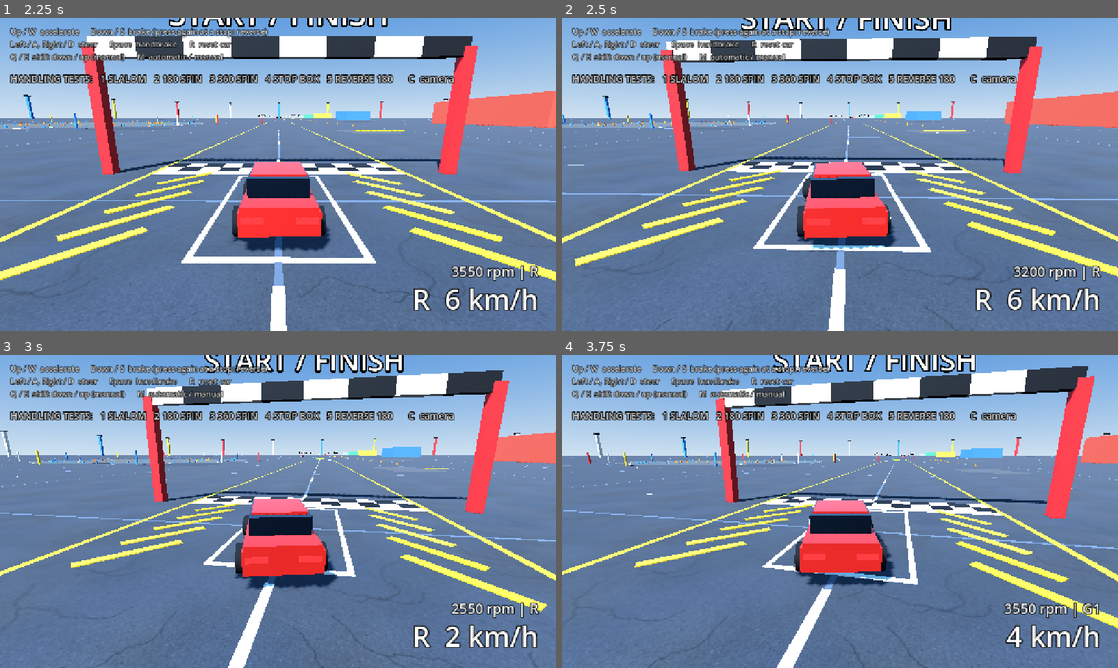
Above: before the commit, frames 1-4 (two rows, left to right).
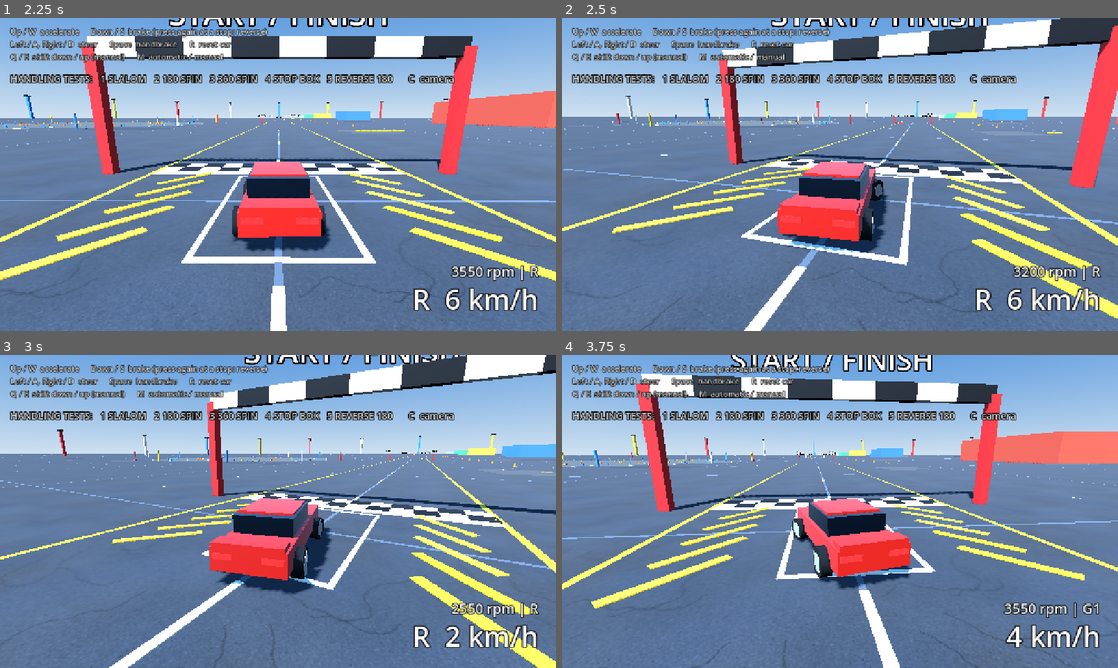
Above: after the commit, the same moments.

Repository: kokosro/factory-driver
Game: Godot game, scene res://scenes/main.tscn
The game is run twice, just before and just after one commit, with the same random seed, the same clock (stepped at 60 frames per second) and the same inputs.
Inputs:
- Up to frame 1 (2.25 s): tap Enter at 0.5 s; hold Right (steer_right) 0.53-1.28 s; hold B (look_back) 0.53-1.28 s; tap C (camera_cycle) at 0.6 s; tap R (reset_car) at 1.25 s; hold Down (brake) 1.28-2.03 s; tap B (look_back) at 1.35 s; tap X (xray_view) at 1.55, 2.1 s; hold Right (steer_right) from 2.03 s (still down)
- Up to frame 2 (2.5 s): keep holding Right (steer_right); tap , (look_left, bound only after the commit) at 2.3 s
- Up to frame 3 (3 s): release Right (steer_right) at 2.78 s; hold Up (accelerate) from 2.78 s (still down); tap , (look_left, bound only after the commit) at 2.85 s
- Up to frame 4 (3.75 s): tap . (look_right, bound only after the commit) at 3.05, 3.6 s; release Up (accelerate) at 3.53 s; hold Left (steer_left) from 3.53 s (still down)

Frame 1 is identical in both runs. In frame 2, 28% of the frame differs, in the area x 0-100%, y 0-100%; in frame 3, 26%; in frame 4, 27%.

Commit message:
Camera: hold look_left / look_right (comma / period) to glance to that side - the chase camera swings 65 degrees round the car, the head turns 60 degrees in the cockpit and bonnet views, eased out and back, not a mode, look_back wins; cockpit and bonnet views ride on the body (dive, roll, heave) with the dashboard; camera test holds both keys from chase and cockpit and checks the cockpit wheel against steering_wheel_deg

Diff:
--- a/project.godot
+++ b/project.godot
@@ -73,6 +73,14 @@
 "deadzone": 0.5,
 "events": [Object(InputEventKey,"resource_local_to_scene":false,"resource_name":"","device":-1,"window_id":0,"alt_press …(191 unchanged characters)…
 }
+look_left={
+"deadzone": 0.5,
+"events": [Object(InputEventKey,"resource_local_to_scene":false,"resource_name":"","device":-1,"window_id":0,"alt_pressed":false,"shift_pressed":false,"ctrl_pressed":false,"meta_pressed":false,"pressed":false,"keycode":0,"physical_keycode":44,"key_label":0,"unicode":0,"location":0,"echo":false,"script":null)]
+}
+look_right={
+"deadzone": 0.5,
+"events": [Object(InputEventKey,"resource_local_to_scene":false,"resource_name":"","device":-1,"window_id":0,"alt_pressed":false,"shift_pressed":false,"ctrl_pressed":false,"meta_pressed":false,"pressed":false,"keycode":0,"physical_keycode":46,"key_label":0,"unicode":0,"location":0,"echo":false,"script":null)]
+}
 xray_view={
 "deadzone": 0.5,
 "events": [Object(InputEventKey,"resource_local_to_scene":false,"resource_name":"","device":-1,"window_id":0,"alt_press …(191 unchanged characters)…
--- a/scripts/car.gd
+++ b/scripts/car.gd
@@ -1381,6 +1381,14 @@
 	reset_to(_spawn_transform)
 
 
+## How the springs have carried the body from its place at rest, in the car's
+## frame: maps a point fixed to the body (the driver's eye, the dashboard) from
+## where car.tscn has it to where pitch, roll and heave have it now. Heave is
+## the car's own height; this is pitch and roll about the centre of mass.
+func get_body_ride() -> Transform3D:
+	return _body.transform * Transform3D(Basis.IDENTITY, Vector3.DOWN * _body_rest_height)
+
+
 ## Where the scene placed the car. Missions offset their start points from it.
 func get_spawn_transform() -> Transform3D:
 	return _spawn_transform
--- a/scripts/chase_camera.gd
+++ b/scripts/chase_camera.gd
@@ -5,6 +5,8 @@
 ## The camera_cycle action steps through the other views: cockpit, front
 ## (bonnet), overhead and wheel (down by the front-left tyre), then back to
 ## chase. Holding look_back shows the rear view for as long as it is held.
+## Holding look_left / look_right turns the view to that side for as long as it
+## is held (a glance, not a view of its own: mode_name() stays what it was).
 
 ## REAR is held-only: look_back cuts to it, the cycle never lands on it.
 enum Mode { CHASE, COCKPIT, FRONT, OVERHEAD, WHEEL, REAR }
@@ -29,6 +31,27 @@
 ## How quickly the camera closes in on its ideal position [1/s]. The trailing
 ## lag is roughly speed / rate metres, so it stretches out a little at speed.
 const POSITION_FOLLOW_RATE := 14.0
+
+# --- Looking left and right -----------------------------------------------------
+# Held keys (look_left / look_right; both or neither = straight ahead). Chase:
+# the camera swings round the car so the view turns to that side. Cockpit and
+# front: the head turns, the eye stays where it is. Overhead, wheel and rear
+# have no side to look to and ignore the keys. look_back wins over both: the
+# rear view is a cut, and the glance is back at 0 by the time it ends.
+
+## How far the chase view turns to the side [degrees]: the camera ends up off
+## the car's opposite rear quarter, the car still in frame, the road to that
+## side in view.
+const LOOK_CHASE_YAW_DEG := 65.0
+
+## How far the driver's head turns in the cockpit (and the bonnet view)
+## [degrees]: over the door top, short of the seat back.
+const LOOK_HEAD_YAW_DEG := 60.0
+
+## How quickly the glance goes out and comes back [1/s]: 12 is there within a
+## quarter of a second, a turn of the head, not a cut. Eased, per frame, from
+## the frame time alone.
+const LOOK_RATE := 12.0
 
 ## Field of view at standstill and at the car's top speed [degrees].
 const FOV_AT_REST := 65.0
@@ -146,6 +169,11 @@
 ## The view look_back interrupted, restored when the key is released.
 var _mode_before_rear := Mode.CHASE
 var _yaw := 0.0
+
+## The glance: -1 (fully right) .. +1 (fully left), eased towards what the look
+## keys ask for (_look_target, polled with the other keys).
+var _look := 0.0
+var _look_target := 0.0
 var _default_near := 0.05
 var _overhead_lead := Vector3.ZERO
 var _overhead_height := OVERHEAD_HEIGHT_AT_REST
@@ -172,6 +200,8 @@
 		set_mode(Mode.REAR)
 	elif not look_back and mode == Mode.REAR:
 		set_mode(_mode_before_rear)
+	# +1 = look_left, -1 = look_right (the sign of yaw). Not while looking back.
+	_look_target = 0.0 if look_back else Input.get_axis("look_right", "look_left")
 	# The cycle waits while the rear view is held.
 	if Input.is_action_just_pressed("camera_cycle") and mode != Mode.REAR:
 		cycle_mode()
@@ -181,6 +211,7 @@
 	if not target:
 		return
 	var target_xform := target.get_global_transform_interpolated()
+	_look = lerpf(_look, _look_target, 1.0 - exp(-LOOK_RATE * delta))
 	match mode:
 		Mode.CHASE:
 			_update_chase(target_xform, delta)
@@ -254,7 +285,8 @@
 
 func _ideal_position(target_position: Vector3) -> Vector3:
 	# The car's nose is -Z, so "behind" is +Z rotated by the camera's yaw.
-	var offset := Vector3(0.0, FOLLOW_HEIGHT, FOLLOW_DISTANCE).rotated(Vector3.UP, _yaw)
+	# A glance to the side swings the camera round the car the same way.
+	var offset := Vector3(0.0, FOLLOW_HEIGHT, FOLLOW_DISTANCE).rotated(Vector3.UP, _yaw + _look * deg_to_rad(LOOK_CHASE_YAW_DEG))
 	return target_position + offset
 
 
@@ -264,22 +296,28 @@
 
 # --- Cockpit and front -----------------------------------------------------------
 
+## The cockpit and the bonnet view ride on the BODY, not on the wheels: they
+## dive with it under braking, lean with it in a corner and heave with it over
+## a crest (ArcadeCar.get_body_ride). The dashboard goes along.
 func _update_cockpit(target_xform: Transform3D) -> void:
-	_mount(target_xform, COCKPIT_EYE, COCKPIT_PITCH_DEG)
+	var ride := target.get_body_ride()
+	_dashboard.transform = ride
+	_mount(target_xform * ride, COCKPIT_EYE, COCKPIT_PITCH_DEG)
 	fov = lerpf(COCKPIT_FOV_AT_REST, COCKPIT_FOV_AT_MAX_SPEED, target.speed_ratio)
 	_steering_wheel.rotation.y = deg_to_rad(target.steering_wheel_deg)
 
 
 func _update_front(target_xform: Transform3D) -> void:
-	_mount(target_xform, FRONT_EYE, FRONT_PITCH_DEG)
+	_mount(target_xform * target.get_body_ride(), FRONT_EYE, FRONT_PITCH_DEG)
 	fov = lerpf(FRONT_FOV_AT_REST, FRONT_FOV_AT_MAX_SPEED, target.speed_ratio)
 
 
-## Fixes the camera to the car at `eye` (car space), looking along the nose and
-## tilted down by `pitch_deg`.
+## Fixes the camera to the car at `eye` (car space), looking along the nose,
+## turned to the side by the glance (LOOK_HEAD_YAW_DEG) and tilted down by
+## `pitch_deg`.
 func _mount(target_xform: Transform3D, eye: Vector3, pitch_deg: float) -> void:
-	var view := target_xform.basis.orthonormalized() * Basis(Vector3.RIGHT, -deg_to_rad(pitch_deg))
-	global_transform = Transform3D(view, target_xform * eye)
+	var head := Basis(Vector3.UP, _look * deg_to_rad(LOOK_HEAD_YAW_DEG)) * Basis(Vector3.RIGHT, -deg_to_rad(pitch_deg))
+	global_transform = Transform3D(target_xform.basis.orthonormalized() * head, target_xform * eye)
 
 
 ## Fixes the camera to the car at `eye`, aimed at `look_at_point` (both car
--- a/tests/camera_test.gd
+++ b/tests/camera_test.gd
@@ -10,6 +10,10 @@
 ## should relative to the car, and that the car still drives under it. Then
 ## holds look_back (rear view while held, the old view back on release) and
 ## toggles xray_view (translucent body, primitives inside, physics untouched).
+## Then holds look_left / look_right from the chase view and from the cockpit
+## (the view turns to that side while held and comes back on release, the mode
+## stays what it was, look_back wins over both), and checks the cockpit's
+## steering wheel turns with the car's own, all 450 degrees of it.
 ## Exits 0 on success, 1 on any failed check.
 
 const MAIN_SCENE := "res://scenes/main.tscn"
@@ -25,6 +29,19 @@
 
 ## The body meshes whose materials the X-ray view fades: the paint and the glass.
 const XRAY_BODY_MESHES: Array[String] = ["Body/Lower", "Body/Cabin"]
+
+## Looking left / right: how far the view has to turn to the side while the key
+## is held [degrees], chase and cockpit (ChaseCamera.LOOK_CHASE_YAW_DEG 65,
+## LOOK_HEAD_YAW_DEG 60; measured 61 - 64 and 59.8 after half a second, the
+## chase camera still trailing the accelerating car), and how close to straight
+## ahead it has to be back half a second after the release [degrees].
+## Measured: 0.7 chase, 0.1 cockpit.
+const LOOK_CHASE_MIN_DEG := 55.0
+const LOOK_CHASE_MAX_DEG := 75.0
+const LOOK_COCKPIT_MIN_DEG := 50.0
+const LOOK_COCKPIT_MAX_DEG := 70.0
+const LOOK_RELEASED_MAX_DEG := 3.0
+const LOOK_HOLD_FRAMES := 30
 
 var _failures := 0
 
@@ -86,6 +103,8 @@
 
 	await _check_look_back(camera, car)
 	await _check_xray(car)
+	await _check_look_sideways(camera, car)
+	await _check_steering_wheel(camera, car)
 	_finish()
 
 
@@ -121,6 +140,98 @@
 	for expected in ["front", "overhead", "wheel", "chase"]:
 		await _tap("camera_cycle")
 		_check(camera.mode_name() == expected, "look-back: the cycle skips the rear view (%s, got '%s')" % [expected, camera.mode_name()])
+
+
+## How far the view is turned to the car's left of its nose [degrees], about
+## the vertical; negative = to the right.
+func _view_yaw_deg(camera: Camera3D, car: ArcadeCar) -> float:
+	var looking := -camera.global_basis.z
+	var nose := -car.global_basis.z
+	return rad_to_deg(angle_difference(atan2(-nose.x, -nose.z), atan2(-looking.x, -looking.z)))
+
+
+## Holds look_left, then look_right, from the chase view and from the cockpit,
+## driving straight: the view turns to that side while the key is held, the
+## mode does not change, and the view is back on release. look_back wins.
+func _check_look_sideways(camera: Camera3D, car: ArcadeCar) -> void:
+	var dashboard := car.get_node_or_null("CockpitDashboard") as Node3D
+	for from: String in ["chase", "cockpit"]:
+		if from == "cockpit":
+			await _tap("camera_cycle")
+		if not _check(camera.mode_name() == from, "look sideways: starts from the %s view ('%s')" % [from, camera.mode_name()]):
+			continue
+		var least := LOOK_CHASE_MIN_DEG if from == "chase" else LOOK_COCKPIT_MIN_DEG
+		var most := LOOK_CHASE_MAX_DEG if from == "chase" else LOOK_COCKPIT_MAX_DEG
+		car.reset_to_spawn()
+		await _step(20)
+		Input.action_press("accelerate")
+		for side: String in ["left", "right"]:
+			var action := "look_" + side
+			var to_left := 1.0 if side == "left" else -1.0
+			Input.action_press(action)
+			await _step(LOOK_HOLD_FRAMES)
+			var turned := _view_yaw_deg(camera, car) * to_left
+			_check(turned > least and turned < most, "%s from %s: holding it turns the view to the %s (%.1f degrees, band %.0f .. %.0f)" % [action, from, side, turned, least, most])
+			_check(camera.mode_name() == from and camera.current, "%s from %s: a glance, not a view: the mode stays '%s'" % [action, from, camera.mode_name()])
+			if from == "chase":
+				var gap := camera.global_position.distance_to(car.global_position)
+				var local := _local(car, camera.global_position)
+				_check(gap > 3.0 and gap < 15.0 and local.x * to_left > 0.0, "%s from chase: the camera swings round the car, which stays in shot (%.1f m away, local x %.2f)" % [action, gap, local.x])
+			else:
+				var local := _local(car, camera.global_position)
+				_check(CAR_BOUNDS.has_point(local) and dashboard != null and dashboard.is_visible_in_tree(), "%s from cockpit: the head turns, the eye stays in the car and the dashboard in place (local %.2f, %.2f, %.2f)" % [action, local.x, local.y, local.z])
+			Input.action_release(action)
+			await _step(LOOK_HOLD_FRAMES)
+			var left_over := absf(_view_yaw_deg(camera, car))
+			_check(left_over < LOOK_RELEASED_MAX_DEG, "%s from %s: releasing brings the view back (%.1f degrees off the nose)" % [action, from, left_over])
+			_check_view(from, camera, car)
+		_check(car.forward_speed > 3.0, "look sideways from %s: the car drives on under it (%.1f m/s)" % [from, car.forward_speed])
+
+		# Both at once cancel out; look_back beats either.
+		Input.action_press("look_left")
+		Input.action_press("look_right")
+		await _step(LOOK_HOLD_FRAMES)
+		_check(absf(_view_yaw_deg(camera, car)) < LOOK_RELEASED_MAX_DEG, "look sideways from %s: both keys held look straight ahead (%.1f degrees)" % [from, absf(_view_yaw_deg(camera, car))])
+		Input.action_release("look_right")
+		Input.action_press("look_back")
+		await _step(LOOK_HOLD_FRAMES)
+		_check(camera.mode_name() == "rear", "look sideways from %s: look_back wins over a held look_left ('%s')" % [from, camera.mode_name()])
+		_check_view("rear", camera, car)
+		Input.action_release("look_back")
+		Input.action_release("look_left")
+		await _step(LOOK_HOLD_FRAMES)
+		_check(camera.mode_name() == from, "look sideways from %s: all released, back in the %s view ('%s')" % [from, from, camera.mode_name()])
+		_check_view(from, camera, car)
+		Input.action_release("accelerate")
+		await _step(10)
+
+	for expected in ["front", "overhead", "wheel", "chase"]:
+		await _tap("camera_cycle")
+	_check(camera.mode_name() == "chase", "look sideways: the cycle is where it was left ('%s')" % camera.mode_name())
+
+
+## The cockpit's steering wheel is the car's: it turns with steering_wheel_deg,
+## to 450 degrees at full lock, and comes back with it.
+func _check_steering_wheel(camera: Camera3D, car: ArcadeCar) -> void:
+	await _tap("camera_cycle")
+	var rims := car.find_children("*", "MeshInstance3D", true, false).filter(func(part: Node) -> bool: return (part as MeshInstance3D).mesh is TorusMesh)
+	if not _check(camera.mode_name() == "cockpit" and rims.size() == 1, "steering wheel: the cockpit has one ('%s', %d rims)" % [camera.mode_name(), rims.size()]):
+		return
+	var wheel := rims[0].get_parent() as Node3D
+	car.reset_to_spawn()
+	await _step(20)
+	_check(is_zero_approx(wheel.rotation.y), "steering wheel: centred at rest (%.1f degrees)" % rad_to_deg(wheel.rotation.y))
+	Input.action_press("steer_left")
+	await _step(10)
+	var part_way := car.steering_wheel_deg
+	_check(part_way > 100.0 and part_way < ArcadeCar.STEERING_WHEEL_LOCK_DEG and is_equal_approx(wheel.rotation.y, deg_to_rad(part_way)), "steering wheel: on its way to lock it shows the car's own wheel angle (%.0f degrees, drawn at %.0f)" % [part_way, rad_to_deg(wheel.rotation.y)])
+	await _step(30)
+	_check(car.steering_wheel_deg == ArcadeCar.STEERING_WHEEL_LOCK_DEG and is_equal_approx(wheel.rotation.y, deg_to_rad(ArcadeCar.STEERING_WHEEL_LOCK_DEG)), "steering wheel: full lock is a turn and a quarter (%.0f degrees, drawn at %.0f)" % [car.steering_wheel_deg, rad_to_deg(wheel.rotation.y)])
+	Input.action_release("steer_left")
+	await _step(40)
+	_check(is_zero_approx(wheel.rotation.y), "steering wheel: let go, it comes back to centre (%.1f degrees)" % rad_to_deg(wheel.rotation.y))
+	for expected in ["front", "overhead", "wheel", "chase"]:
+		await _tap("camera_cycle")
 
 
 ## Toggles the X-ray view on and off: the Xray node shows, the body materials
@@ -248,7 +359,7 @@
 
 
 func _finish() -> void:
-	for action in ["camera_cycle", "accelerate", "steer_left", "look_back", "xray_view"]:
+	for action in ["camera_cycle", "accelerate", "steer_left", "look_back", "look_left", "look_right", "xray_view"]:
 		Input.action_release(action)
 	if _failures == 0:
 		print("CAMERA TEST PASSED")
